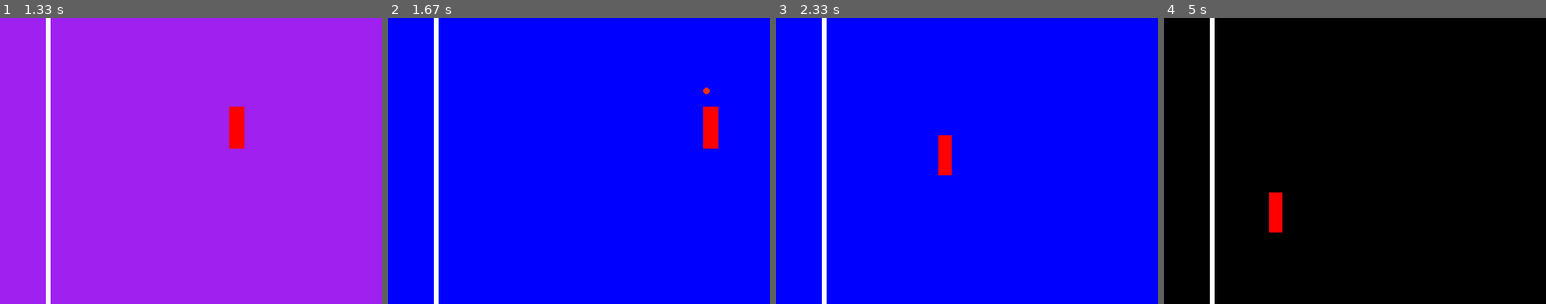
Above: before the commit, frames 1-4 (left to right).
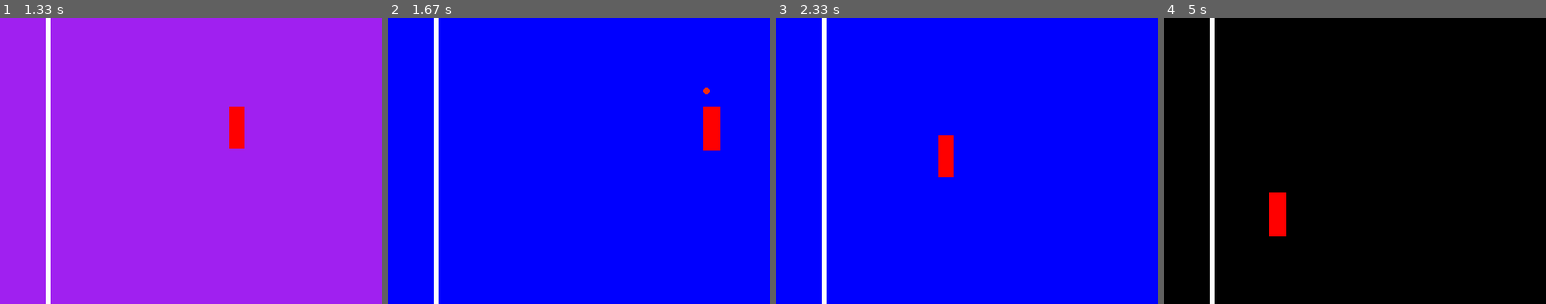
Above: after the commit, the same moments.

Repository: Giorgiod91/PinPongPyGame
Game: pygame game, started from main.py
Same seed, same stepped clock (60 frames per second), same inputs: the game is played once before the commit and once after it.
Inputs:
- Up to frame 1 (1.33 s): hold D 0.33-0.8 s; hold W 0.83-1.13 s; hold D from 1.17 s (still down)
- Up to frame 2 (1.67 s): release D at 1.63 s
- Up to frame 3 (2.33 s): hold A 1.67-2.2 s; hold S from 2.23 s (still down)
- Up to frame 4 (5 s): release S at 2.53 s; hold A 2.57-2.97 s; hold W 3-3.37 s; hold D 3.4-4.03 s; hold S 4.07-4.43 s; hold A 4.47-4.93 s; hold D from 4.97 s (still down)
The pictures show only the part of the screen within x 44-94%, y 20-70%; the shares and areas given below are measured in that part.

Frame 1 is identical in both runs. In frame 2, 0.1% of the frame differs, in the area x 82-87%, y 31-47%; in frame 3, 0.1%; in frame 4, 0.2%, in the area x 27-32%, y 61-77%.

Commit message:
added resizing if player hits a goal

Diff:
--- a/Goals.py
+++ b/Goals.py
@@ -1,4 +1,5 @@
 import pygame
+from player import Player
 
 class Goals:
     def __init__(self, screen_width, screen_height):
@@ -15,7 +16,8 @@
         pygame.draw.line(screen, (255, 255, 255), (0, 0), (0, screen_height), 5)
         pygame.draw.line(screen, (255, 255, 255), (screen_width - 5, 0), (screen_width - 5, screen_height), 5)
 
-    def check_goal(self, ball, screen_width, screen_height):
+    def check_goal(self, ball, screen_width, screen_height,player):
+
         self.goal_scored = False
         if ball.rect.colliderect(self.goal_One_Position):
             self.player2Goals.append(1)
@@ -24,12 +26,20 @@
             self.goal_scored = True
             self.goal_counter += 1
 
+            player.rect.width += 2
+            player.rect.height += 2
+            player.rect.size = (player.rect.width, player.rect.height)
+
         if ball.rect.colliderect(self.goal_Two_Position):
             self.player1Goals.append(1)
             ball.direction_x *= -1
             ball.rect.x -= 10
             self.goal_scored = True
             self.goal_counter += 1
+
+            player.rect.width += 2
+            player.rect.height += 2
+            player.rect.size = (player.rect.width, player.rect.height)
 
         if self.goal_scored:
             if self.goal_counter % 3 == 0:
--- a/main.py
+++ b/main.py
@@ -38,6 +38,7 @@
     player.draw(screen)
     player.get_smaller_if_hit(ball)
 
+
     # Draw objects and goals
     objects.draw(screen)
     goals.draw(screen)
@@ -52,8 +53,10 @@
             print("Speed Boost Activated!")
 
     # Check if a goal was scored
-    goal_scored = goals.check_goal(ball, screen_width, screen_height)
+    goal_scored = goals.check_goal(ball, screen_width, screen_height,player)
     if goal_scored:
+
+
         current_color = random.choice(randomColors)
         if current_color == "red":
             ball.color = (255, 255, 255)
